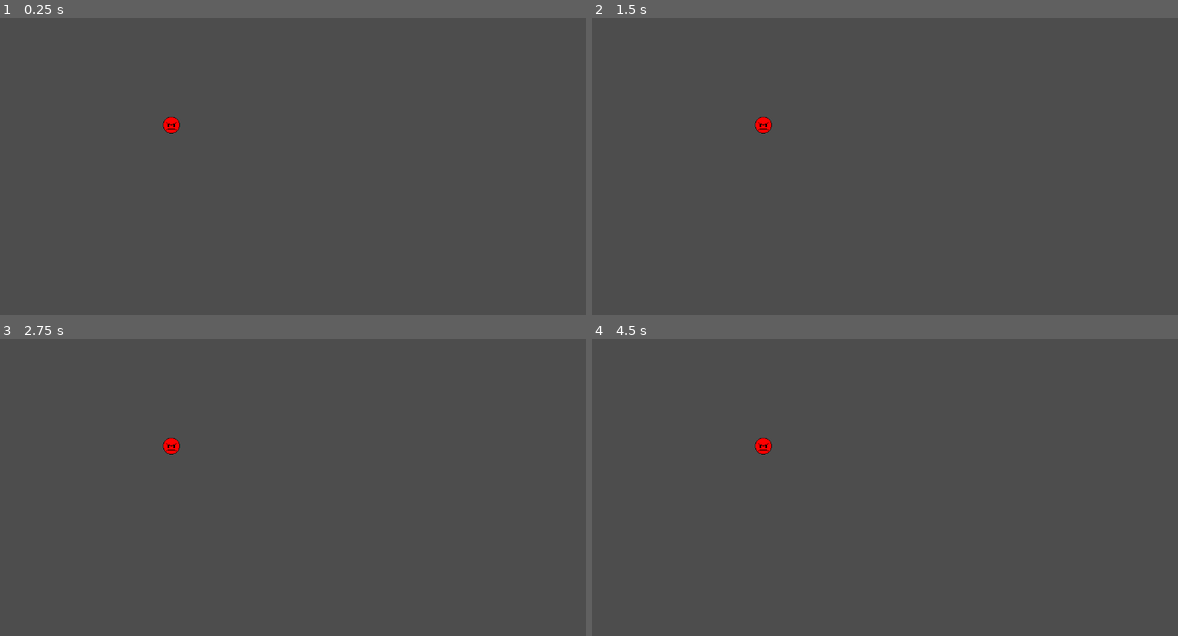
Above: before the commit, frames 1-4 (two rows, left to right).
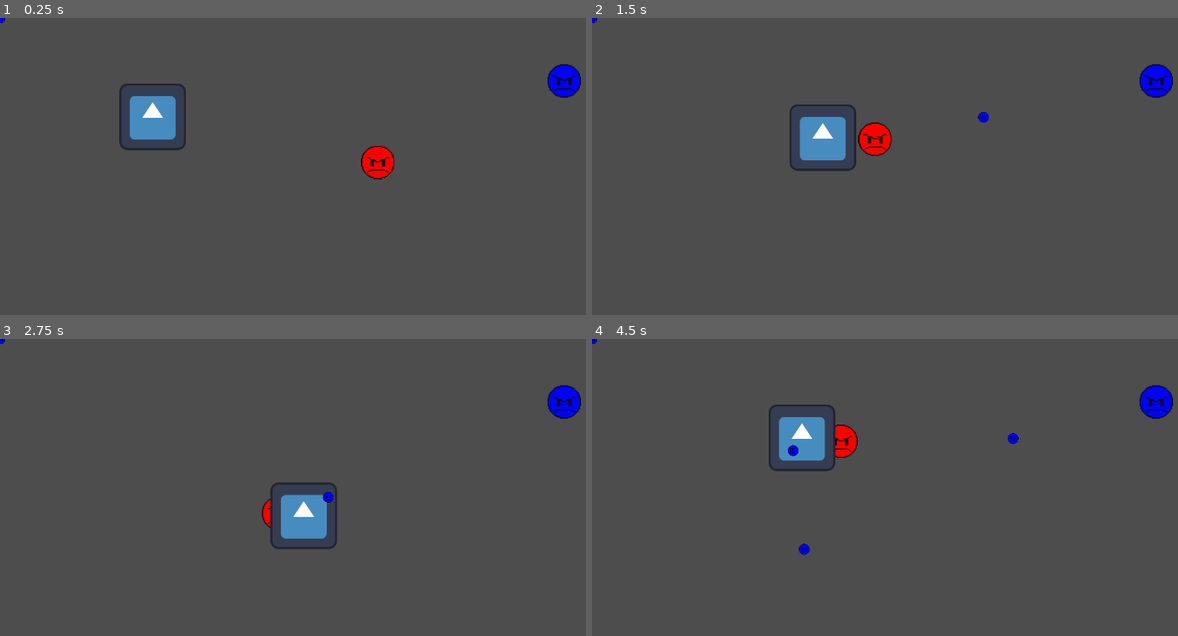
Above: after the commit, the same moments.

Repository: alx4n/kursaal
Game: Godot game, scene res://scenes/test_scene_enemies.tscn
The game is run twice, just before and just after one commit, with the same random seed, the same clock (stepped at 60 frames per second) and the same inputs. The project has no main scene, so this scene is started directly. The engine's default icon, where the game draws it, is replaced by a stand-in: a white triangle on a blue panel in a dark square.
Inputs:
- Up to frame 1 (0.25 s): no input
- Up to frame 2 (1.5 s): hold Right (right) 0.53-1.28 s; hold Down (down) from 1.28 s (still down)
- Up to frame 3 (2.75 s): release Down (down) at 2.03 s; hold Right (right) from 2.03 s (still down)
- Up to frame 4 (4.5 s): release Right (right) at 2.78 s; hold W (up) 2.78-3.53 s; hold A (left) from 3.53 s (still down)

The runs differ from the first frame. In frame 1, 2.6% of the frame differs, in the area x 0-100%, y 0-55%; in frame 2, 2.7%, in the area x 0-100%, y 0-52%; in frame 3, 2.2%; in frame 4, 2.6%.

Commit message:
Enemy groundwork

Diff:
--- a/project.godot
+++ b/project.godot
@@ -22,6 +22,10 @@
 
 window/size/viewport_width=1280
 window/size/viewport_height=720
+
+[global_group]
+
+player=""
 
 [input]
 
--- /dev/null
+++ b/scenes/enemy_chaser.tscn
@@ -0,0 +1,18 @@
+[gd_scene format=3 uid="uid://v1m5xbie07pb"]
+
+[ext_resource type="Script" uid="uid://c1qhk3fl4w4t3" path="res://scripts/enemy_chaser.gd" id="1_x7y0m"]
+[ext_resource type="Texture2D" uid="uid://duoyy7rla4wgm" path="res://sprites/enemyTestChaser.png" id="2_wuvmb"]
+
+[sub_resource type="CircleShape2D" id="CircleShape2D_lbcmp"]
+radius = 16.0
+
+[node name="Chaser" type="CharacterBody2D" unique_id=749136513]
+script = ExtResource("1_x7y0m")
+metadata/_edit_group_ = true
+
+[node name="CollisionShape2D" type="CollisionShape2D" parent="." unique_id=1939701309]
+shape = SubResource("CircleShape2D_lbcmp")
+
+[node name="Sprite2D" type="Sprite2D" parent="." unique_id=1759677447]
+scale = Vector2(2, 2)
+texture = ExtResource("2_wuvmb")
--- /dev/null
+++ b/scenes/projectile_sentry.tscn
@@ -0,0 +1,16 @@
+[gd_scene format=3 uid="uid://dwr4klohlv328"]
+
+[ext_resource type="Texture2D" uid="uid://8ujlw621tiu6" path="res://sprites/enemyTestSentry.png" id="1_mjit8"]
+
+[sub_resource type="CircleShape2D" id="CircleShape2D_5fqt2"]
+
+[node name="SentryProjectile" type="RigidBody2D" unique_id=264381670]
+gravity_scale = 0.0
+
+[node name="CollisionShape2D" type="CollisionShape2D" parent="." unique_id=1106228779]
+shape = SubResource("CircleShape2D_5fqt2")
+
+[node name="Sprite2D" type="Sprite2D" parent="." unique_id=1853344308]
+position = Vector2(-4.7683716e-07, 4.7683716e-07)
+scale = Vector2(0.640625, 0.640625)
+texture = ExtResource("1_mjit8")
--- a/scenes/test_scene_enemies.tscn
+++ b/scenes/test_scene_enemies.tscn
@@ -1,18 +1,43 @@
-[gd_scene format=3 uid="uid://c7ib2c3cntpwr"]
+[gd_scene format=3 uid="uid://cly41smo7docd"]
 
-[ext_resource type="Texture2D" uid="uid://duoyy7rla4wgm" path="res://sprites/enemyTestChaser.png" id="1_bdfl4"]
+[ext_resource type="PackedScene" uid="uid://v1m5xbie07pb" path="res://scenes/enemy_chaser.tscn" id="1_5fqt2"]
+[ext_resource type="Script" uid="uid://5twqmvb3mjx1" path="res://scripts/enemy_sentry.gd" id="2_gv8cs"]
+[ext_resource type="Texture2D" uid="uid://8ujlw621tiu6" path="res://sprites/enemyTestSentry.png" id="3_5eb77"]
+[ext_resource type="Script" uid="uid://mrb6thsl00f5" path="res://scripts/player.gd" id="3_5fqt2"]
+[ext_resource type="Texture2D" uid="uid://dcohnl73tntjb" path="res://icon.svg" id="4_gv8cs"]
+[ext_resource type="PackedScene" uid="uid://dwr4klohlv328" path="res://scenes/projectile_sentry.tscn" id="6_gv8cs"]
 
-[sub_resource type="CircleShape2D" id="CircleShape2D_lbcmp"]
-radius = 16.0
+[sub_resource type="CircleShape2D" id="CircleShape2D_gv20t"]
+radius = 32.0
 
 [node name="TestSceneEnemies" type="Node2D" unique_id=544048373]
 
-[node name="Chaser" type="CharacterBody2D" parent="." unique_id=873544585]
-position = Vector2(329, 206)
+[node name="Chaser" parent="." unique_id=749136513 instance=ExtResource("1_5fqt2")]
+position = Vector2(762, 285)
+
+[node name="Sentry" type="CharacterBody2D" parent="." unique_id=585826812]
+position = Vector2(1083, 121)
+script = ExtResource("2_gv8cs")
+projectile_scene = ExtResource("6_gv8cs")
 metadata/_edit_group_ = true
 
-[node name="CollisionShape2D" type="CollisionShape2D" parent="Chaser" unique_id=491754701]
-shape = SubResource("CircleShape2D_lbcmp")
+[node name="CollisionShape2D" type="CollisionShape2D" parent="Sentry" unique_id=771844952]
+shape = SubResource("CircleShape2D_gv20t")
 
-[node name="Sprite2D" type="Sprite2D" parent="Chaser" unique_id=1037094403]
-texture = ExtResource("1_bdfl4")
+[node name="Sprite2D" type="Sprite2D" parent="Sentry" unique_id=608683401]
+scale = Vector2(2, 2)
+texture = ExtResource("3_5eb77")
+
+[node name="ProjectileTimer" type="Timer" parent="Sentry" unique_id=1060814752]
+
+[node name="Player" type="CharacterBody2D" parent="." unique_id=212934031 groups=["player"]]
+position = Vector2(293, 190)
+script = ExtResource("3_5fqt2")
+metadata/_edit_group_ = true
+
+[node name="PlayerIcon" type="Sprite2D" parent="Player" unique_id=681601392]
+texture = ExtResource("4_gv8cs")
+
+[node name="SentryProjectile" parent="." unique_id=264381670 instance=ExtResource("6_gv8cs")]
+
+[connection signal="timeout" from="Sentry/ProjectileTimer" to="Sentry" method="_on_projectile_timer_timeout"]
--- /dev/null
+++ b/scripts/enemy_chaser.gd
@@ -0,0 +1,8 @@
+extends CharacterBody2D
+
+var speed = 150
+
+func _physics_process(_delta: float) -> void:
+	var player_dir = get_tree().get_first_node_in_group("player").position - self.position
+	self.velocity = player_dir.normalized() * speed
+	move_and_slide()
--- /dev/null
+++ b/scripts/enemy_sentry.gd
@@ -0,0 +1,13 @@
+extends CharacterBody2D
+
+@export var projectile_scene : Resource
+
+func _ready() -> void:
+	$ProjectileTimer.start()
+
+func _on_projectile_timer_timeout() -> void:
+	var player_dir = get_tree().get_first_node_in_group("player").position - self.position
+	var new_projectile = projectile_scene.instantiate()
+	get_tree().get_root().add_child(new_projectile)
+	new_projectile.global_position = self.global_position
+	new_projectile.linear_velocity = Vector2(player_dir.x, player_dir.y)
--- a/player.gd
+++ b/scripts/player.gd
@@ -1,5 +1,5 @@
 extends CharacterBody2D
-@export var speed = 100
+@export var speed = 200
 
 
 func getInput():
Not shown, added: scripts/enemy_chaser.gd.uid
Not shown, added: scripts/enemy_sentry.gd.uid
Renamed: player.gd.uid -> scripts/player.gd.uid
